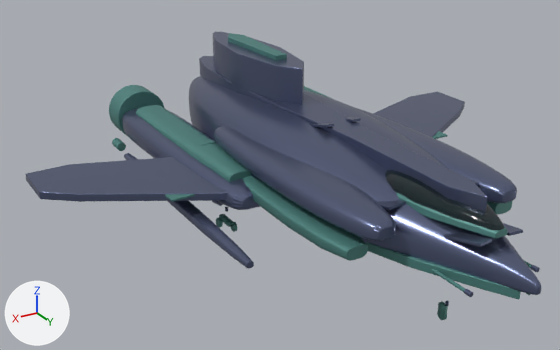
What one commit did to the Blender file ShotEmUp3D_JS/player_spaceship.blend.
Both versions are drawn from a 50 mm lens placed at (13.82, 20.93, 10.11), pointed at (1.34, 0.14, -0.28). The axes (+X, +Y, +Z) are drawn at lower left. The lights are the same throughout. The first picture is the older version.
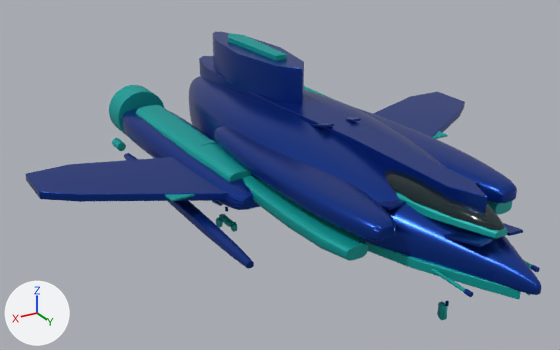
Pixel boxes (x1, y1, x2, y2) of what changed, in the pictures (560 x 350 px):
'MainHull', recoloured (darker): (189, 76, 542, 295) in both
'ShoulderPod_R', recoloured: (214, 106, 517, 241) in both
'Wing_R', recoloured: (25, 92, 465, 202) in both
'CenterSpine', recoloured: (199, 56, 487, 212) in both
'VerticalFin', recoloured: (213, 31, 304, 105) in both
'ShoulderUnder_R', recoloured: (242, 176, 512, 261) in both
'EngineBody_R', recoloured: (122, 108, 259, 210) in both
'EngineShroud_R', recoloured: (136, 86, 332, 182) in both
'NoseChine_R', recoloured: (366, 242, 530, 299) in both
'Store_R', recoloured: (124, 153, 254, 268) in both
'NozzleOuter_R', recoloured: (109, 85, 165, 136) in both
'CanopyFrame', recoloured: (396, 193, 507, 239) in both
'FinCap', recoloured: (228, 33, 287, 61) in both
'PanelNose_R', recoloured: (443, 223, 523, 247) in both
'WingPanel1_R', recoloured: (165, 131, 448, 202) in both
'PanelMid1_R', recoloured: (376, 180, 479, 210) in both
'GunBarrel_R', recoloured: (431, 261, 532, 292) in both
'PanelSpine_R', recoloured: (310, 117, 361, 128) in both
'AuxThruster_R', recoloured: (112, 138, 126, 151) in both
'NoseFork', recoloured: (438, 301, 448, 317) in both
'MainBogie_R', recoloured: (219, 214, 234, 227) in both
'GunMuzzle_R', recoloured: (464, 265, 540, 297) in both
'MainWheelRear_R', recoloured: (216, 217, 223, 227) in both
'MainWheelFront_R', recoloured: (230, 222, 237, 232) in both
'NoseWheel', recoloured: (437, 311, 447, 320) in both
'PanelEngine_R', recoloured: (200, 139, 216, 146) in both
'MainBrace_R', recoloured: (212, 200, 223, 206) in both
'WingRootFairing_R', recoloured: (216, 142, 262, 181) in both
'NoseStrut', recoloured: (445, 301, 449, 306) in both

What the commit changed:
Material 'Hull_Main' (mat_hull_main) changes colour from blue #656e8c to blue #133d9b; in linear values from (0.131, 0.156, 0.264) to (0.00641, 0.0463, 0.327).
Material 'Hull_Dark' (mat_hull_dark) changes colour from cyan #528883 to cyan #00a5a1; in linear values from (0.0846, 0.245, 0.226) to (0.0, 0.374, 0.355).
